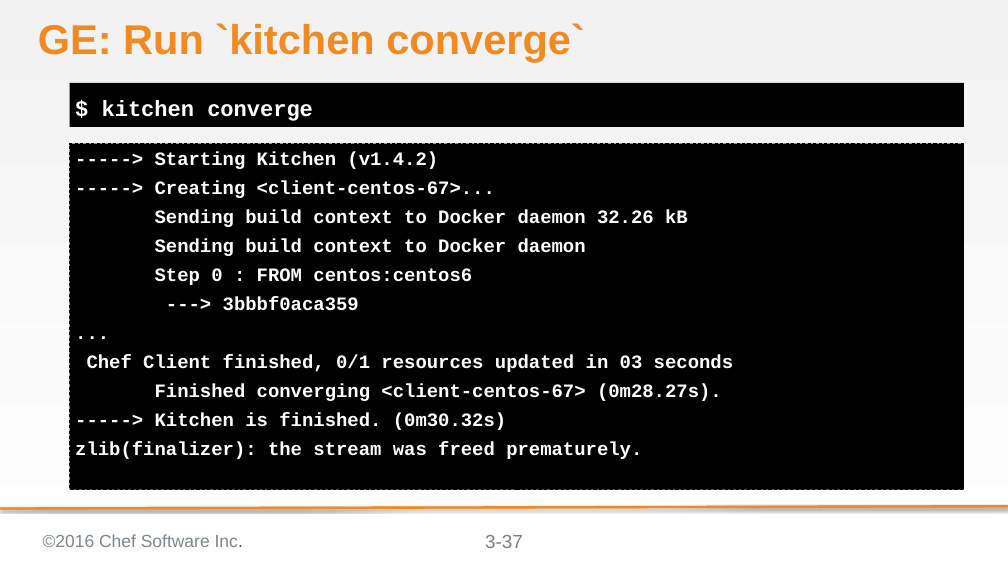
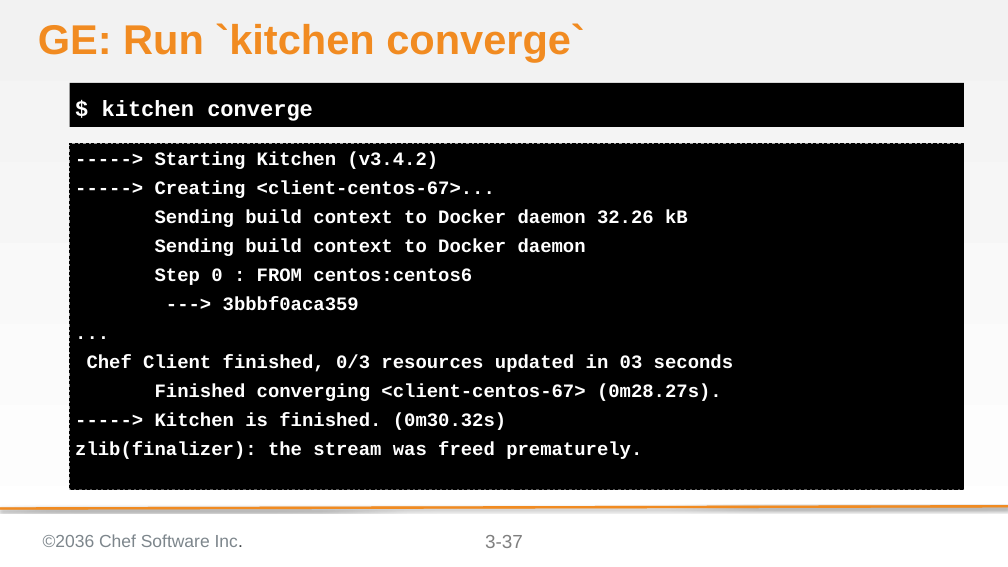
Before and after one commit to bchamby/chef-compliance-installation-configuration-operation, a slide deck: slide 37 of 03-initial-configuration-scans.pptx. Drawn at 1008x567 pixels with LibreOffice and Linux fonts; fonts in the diff are those of the drawing; background and template pictures are left out. Boxes give left, top, right and bottom in pixels: in the first picture for what was removed or moved away, otherwise in the second. Text is boxed around its words. In the diff, an @@ line names an element or a change of style, - is before the commit and + after.

```diff
--- a/03-initial-configuration-scans.pptx
+++ b/03-initial-configuration-scans.pptx
@@ text at (x1=155, y1=152, x2=438, y2=169): text changed @@
------> Starting Kitchen (v1.4.2)
+-----> Starting Kitchen (v3.4.2)
@@ text at (x1=87, y1=354, x2=733, y2=372): text changed @@
-Chef Client finished, 0/1 resources updated in 03 seconds
+Chef Client finished, 0/3 resources updated in 03 seconds
@@ text at (x1=43, y1=534, x2=243, y2=547): text changed @@
-©2016 Chef Software Inc.
+©2036 Chef Software Inc.
```
Also in this commit, not shown: 54 other slides changed, 5 slides added, 3 slides removed.
